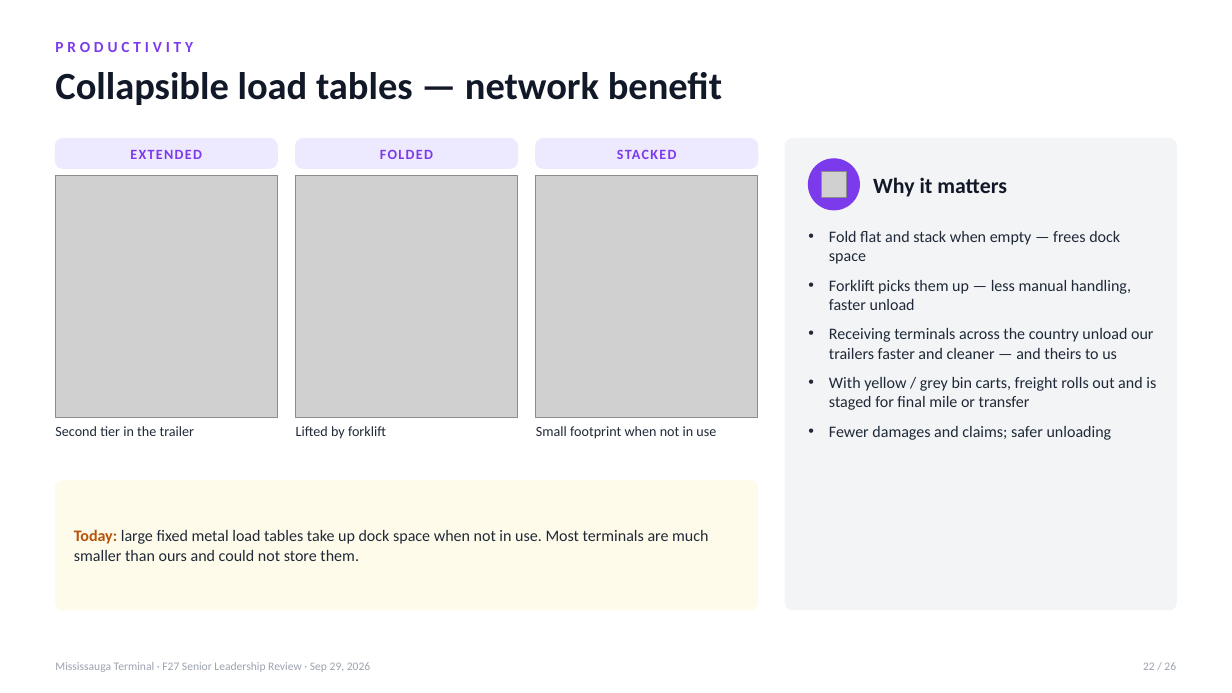
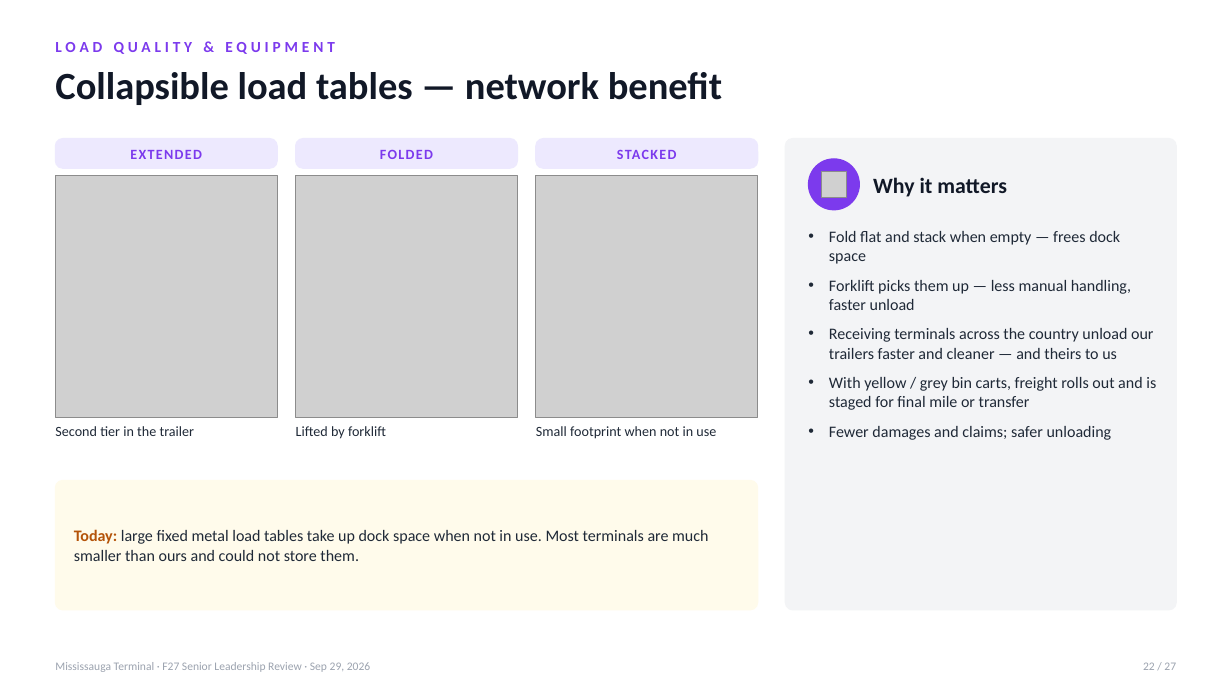
Before and after one commit to FuoriclasseX/mississauga-terminal-f26-cost-transformation-dashboard, a slide deck: slide 22 of presentation/Mississauga_F27_Leadership_Review_Sep29.pptx. Drawn at 1232x693 pixels with LibreOffice and Linux fonts; fonts in the diff are those of the drawing; grey boxes stand for pictures. Boxes give left, top, right and bottom in pixels: in the first picture for what was removed or moved away, otherwise in the second. Text is boxed around its words. In the diff, an @@ line names an element or a change of style, - is before the commit and + after.

```diff
--- a/presentation/Mississauga_F27_Leadership_Review_Sep29.pptx
+++ b/presentation/Mississauga_F27_Leadership_Review_Sep29.pptx
@@ text at [55, 42, 335, 54]: text changed @@
-PRODUCTIVITY
+LOAD QUALITY & EQUIPMENT
@@ text at [1143, 662, 1176, 670]: text changed @@
-22 / 26
+22 / 27
```
Also in this commit, not shown: 24 other slides changed, 1 slide added, 2 other files.
